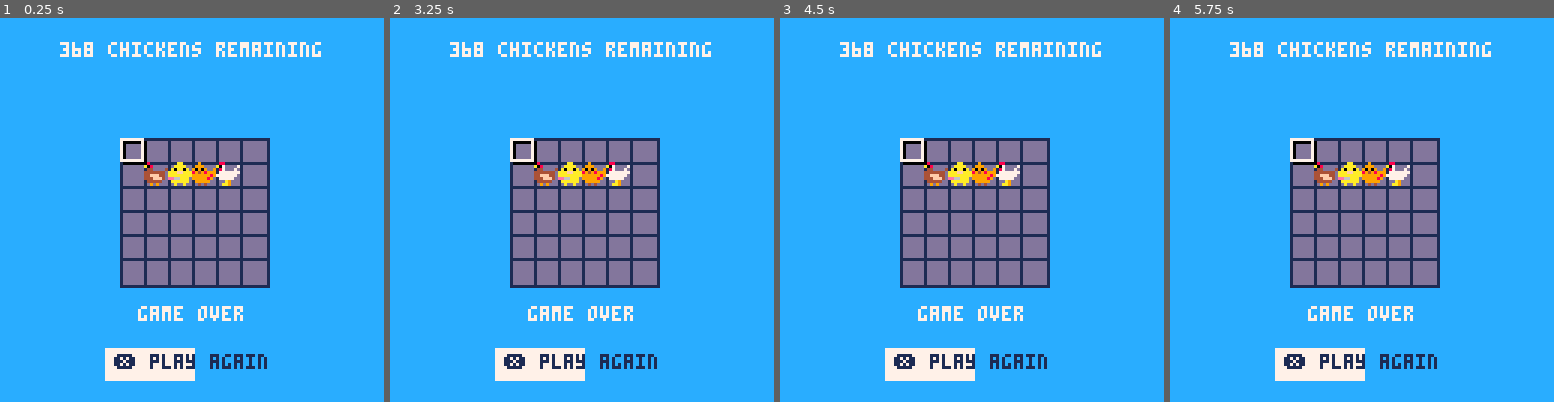
Above: before the commit, frames 1-4 (left to right).
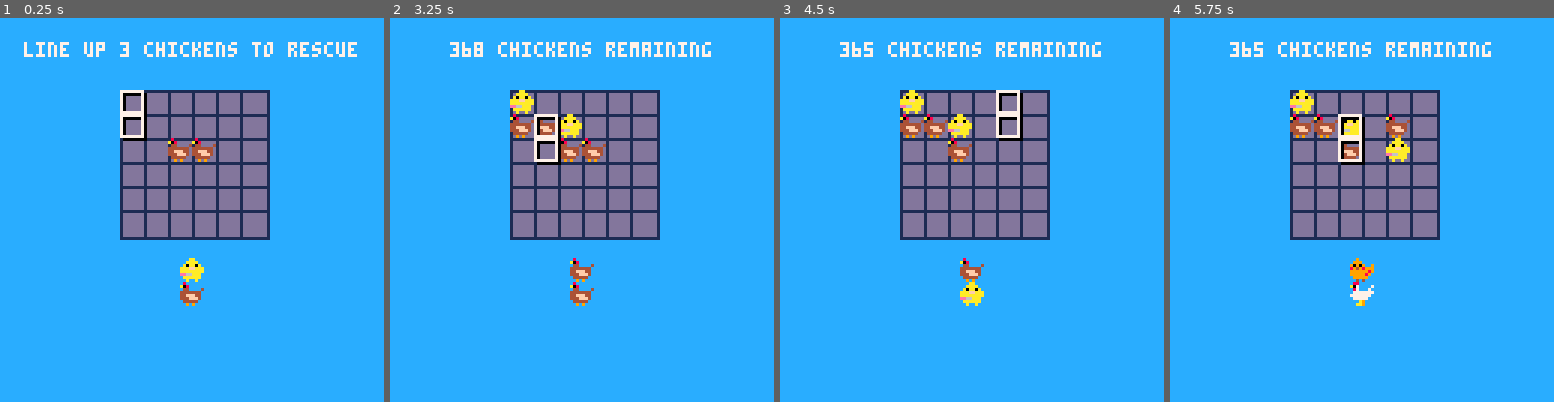
Above: after the commit, the same moments.

Repository: danini-the-panini/pico-8
Game: PICO-8 cartridge 368chickens.p8
Two runs of this game, one before a commit and one after it. Both use one fixed random seed, a clock stepped at 60 frames per second and the inputs below.
Inputs:
- Up to frame 1 (0.25 s): no input
- Up to frame 2 (3.25 s): tap O (Z key) at 0.33, 0.7, 1.43, 2.22, 3.1 s; tap X (X key) at 1.07, 2.07, 2.4, 2.73, 3.07 s; hold Left 1.97-2.37 s; hold Down 2.42-2.82 s; hold Right from 2.87 s (still down)
- Up to frame 3 (4.5 s): tap X (X key) every 0.33 s from 3.4 to 4.4 s; release Right at 3.53 s; hold Up 3.58-4.08 s; tap O (Z key) at 3.98 s; hold Right from 4.13 s (still down)
- Up to frame 4 (5.75 s): release Right at 4.53 s; hold Down 4.58-5.08 s; tap X (X key) every 0.33 s from 4.73 to 5.73 s; tap O (Z key) at 4.87 s; hold Left from 5.13 s (still down)

The runs differ from the first frame. In frame 1, 16% of the frame differs, in the area x 6-93%, y 6-95%; in frame 2, 15%; in frame 3, 15%; in frame 4, 15%.

Commit message:
add chickensplosions

Diff:
--- a/368chickens.p8
+++ b/368chickens.p8
@@ -1,28 +1,58 @@
 pico-8 cartridge // http://www.pico-8.com
 version 42
 __lua__
+function filt(t,fn)
+  local t2={}
+  for k,v in pairs(t) do
+    if fn(k,v) then
+      t2[k]=v
+    end
+  end
+  return t2
+end
+
 function _init()
+  clrs={4,10,9,7}
+  prts={}
   bgs={1,2,3,4}
+  dirs={
+    {i=1,j=0},
+    {i=0,j=1}
+  }
+  attempts=0
   startgame()
+  board={
+    {0,0,0,0,0,0},
+    {0,0,0,0,0,0},
+    {0,0,1,1,0,0},
+    {0,0,0,0,0,0},
+    {0,0,0,0,0,0},
+    {0,0,0,0,0,0}
+  }
+  p1=2
+  p2=1
+  hrz=false
+  tutorial=true
 end
 
 function startgame()
-		ci=1
-		cj=1
-  chickens = 368
-  board = {
-    {0,0,0,0,0,0},
-    {0,1,2,3,4,0},
+  ci=1
+  cj=1
+  chickens=368
+  board={
+    {0,0,0,0,0,0},
+    {0,0,0,0,0,0},
     {0,0,0,0,0,0},
     {0,0,0,0,0,0},
     {0,0,0,0,0,0},
     {0,0,0,0,0,0}
   }
   addpiece()
+  game_over=false
 end
 
 function gameover()
-  game_over = true
+  game_over=true
 end
 
 function canplace()
@@ -31,12 +61,13 @@
       if validate(i,j) then return true end
     end
   end
+  return false
 end
 
 function addpiece()
-		p1=rnd(bgs)
-		p2=rnd(bgs)
-  hrz=rnd({t,f})
+  p1=rnd(bgs)
+  p2=rnd(bgs)
+  hrz=rnd()>0.5
   if canplace() then return true end
   hrz=not hrz
   if canplace() then return true end
@@ -45,47 +76,182 @@
 end
 
 function validate(i,j)
-  if board[i][j] ~= 0 then return false end
+  if board[i][j]~=0 then return false end
   if hrz and j<6 then
-    return board[i][j+1] == 0
+    return board[i][j+1]==0
   end
   if not hrz and i<6 then
-    return board[i+1][j] == 0
+    return board[i+1][j]==0
   end
   return false
 end
 
-function drawtext()
-	 local s = ""..chickens.." chickens remaining"
-	 print(s, 64-#s*2, 8, 7)
+function droppiece()
+  tutorial=false
+  board[ci][cj]=p1
+  if hrz then
+    board[ci][cj+1]=p2
+  else
+    board[ci+1][cj]=p2
+  end
+  clearbirds()
+  if addpiece() then
+    if hrz and cj==6 then cj=5 end
+    if not hrz and ci==6 then ci=5 end
+  end
+end
+
+function clearbirds()
+  local toclear={}
+  for i=1,6 do
+    for j=1,6 do
+      local p = board[i][j]
+      if board[i][j]~=0 then
+        for _,d in ipairs(dirs) do
+          local l={}
+          for s=0,5 do
+            local ni=i+d.i*s
+            local nj=j+d.j*s
+            if ni<1 or ni>6 or nj<1 or nj>6 then break end
+            if board[ni][nj]~=p then break end
+            add(l,{ni,nj,p})
+          end
+          if #l>2 then
+            for _,e in ipairs(l) do
+              add(toclear,e)
+            end
+          end
+        end
+      end
+    end
+  end
+
+  for _,b in ipairs(toclear) do
+    if board[b[1]][b[2]]~=0 then
+      local x=32+b[2]*8
+      local y=16+b[1]*8
+      for i=1,flr(rnd(5))+5 do
+        local prt={
+          x=x+4,y=y+4,
+          r=rnd(1.0),
+          l=flr(rnd(5))+10,
+          v=rnd(0.25)+0.75,
+          s=flr(rnd(2)),
+          c=clrs[b[3]]
+        }
+        add(prts,prt)
+      end
+       board[b[1]][b[2]]=0
+       chickens-=1
+       if chickens<=0then
+         chickens=0
+       end
+     end
+  end
+end
+
+function _update()
+  prts=filt(prts,function(_,p)
+    p.l-=1
+    p.x+=p.v*cos(p.r)
+    p.y+=p.v*sin(p.r)
+    return p.l>0
+  end)
+
+  if chickens<=0 then return end
+
+  if game_over then
+    if btnp(❎) then
+      attempts+=1
+      startgame()
+    end
+  else
+    if btnp(⬅️) and cj>1 then
+      cj-=1
+    end
+    if btnp(➡️) and ((hrz and cj<5) or (not hrz and cj<6)) then
+      cj+=1
+    end
+    if btnp(⬆️) and ci>1 then
+      ci-=1
+    end
+    if btnp(⬇️) and ((hrz and ci<6) or (not hrz and ci<5)) then
+      ci+=1
+    end
+    if btnp(🅾️) and validate(ci,cj) then
+      droppiece()
+    end
+  end
+end
+
+function drawtitle(s)
+   print(s, 64-#s*2, 8, 7)
 end
 
 function _draw()
-		palt(0, false)
-		palt(11, true)
+  palt(0, false)
+  palt(11, true)
   rectfill(0,0,128,128,12)
-		drawtext()
-		rect(40,40,89,89,1)
-		for i=1,6 do
-		  for j=1,6 do
-		  		local x = 32+j*8
-		  		local y = 32+i*8
-		    rect(x,y,x+8,y+8,1)
-		    rectfill(x+1,y+1,x+8,y+8,13)
-		    spr(board[i][j],x,y)
-		  end
-		end
-		local cx=32+cj*8
-		local cy=32+ci*8
-		rect(cx+1,cy+1,cx+8,cy+8,0)
-		rect(cx,cy,cx+7,cy+7,7)
-		if not game_over then
-		  print("game over", 46, 96)
-		  rectfill(35, 110, 64, 120, 7)
---		  rectfill(48, 103, 83, 119, 7)
-		  print("❎ play again", 38, 112, 1)
-		else
-		end
+  if tutorial then
+    drawtitle("line up 3 chickens to rescue")
+  else
+    drawtitle(""..chickens.." chickens remaining")
+  end
+  rect(40,24,89,73,1)
+  for i=1,6 do
+    for j=1,6 do
+      local x=32+j*8
+      local y=16+i*8
+      rect(x,y,x+8,y+8,1)
+      rectfill(x+1,y+1,x+8,y+8,13)
+      spr(board[i][j],x,y)
+    end
+  end
+
+  if chickens<=0 then
+    rectfill(14,26,113,114,7)
+    print("congratulations",20,32,1)
+    print("")
+    print("you rescued the")
+    print("368 chickens")
+    print("in "..attempts.." attempts.")
+    print("")
+    print("the chickens are")
+    print("very grateful.")
+    print("")
+    print("now you have rescued")
+    print("all the chickens")
+    print("you can no longer play")
+    print("the game. sorry")
+  elseif game_over then
+    print("game over",46,80,7)
+    rectfill(36,93,90,103,7)
+    rectfill(35,94,91,102,7)
+    print("❎ play again",38,96,1)
+  else
+  local cx=32+cj*8
+  local cy=16+ci*8
+  rect(cx+1,cy+1,cx+8,cy+8,0)
+  rect(cx,cy,cx+7,cy+7,7)
+
+  if hrz then
+  rect(cx+9,cy+1,cx+16,cy+8,0)
+  rect(cx+8,cy,cx+15,cy+7,7)
+    spr(p1,56,80)
+    spr(p2,64,80)
+  else
+    rect(cx+1,cy+9,cx+8,cy+16,0)
+    rect(cx,cy+8,cx+7,cy+15,7)
+    spr(p1,60,80)
+    spr(p2,60,88)
+  end
+  end
+  for _,p in ipairs(prts) do
+    if p.l>0 then
+      circfill(p.x+1,p.y+1,p.s,0)
+      circfill(p.x,p.y,p.s,p.c)
+    end
+  end
 end
 __gfx__
 bbbbbbbbb8bbbbbbbbbaabbbbb9bbbbbb88bbbbb0000000000000000000000000000000000000000000000000000000000000000000000000000000000000000
